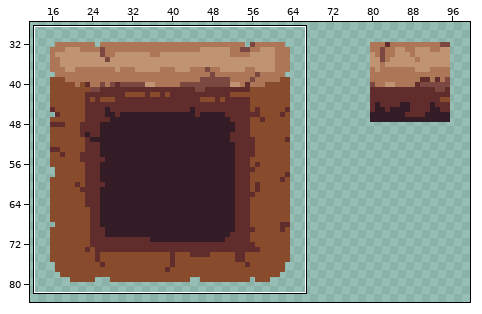
Two states of a pixel-art file, MagaraJam5/Assets/Sprites/TileSet.aseprite. The first picture is a wide view before the edit; the outline marks the close-up.
Close-up. Earlier state:
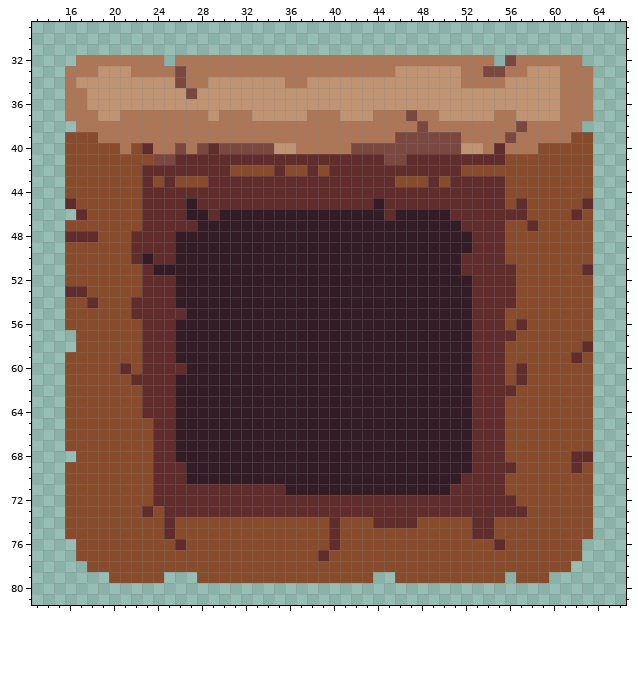
256x256 pixels, 1 frame. Shown: x 13..66, y 29..81. The wide view leaves out empty margins.
The result:
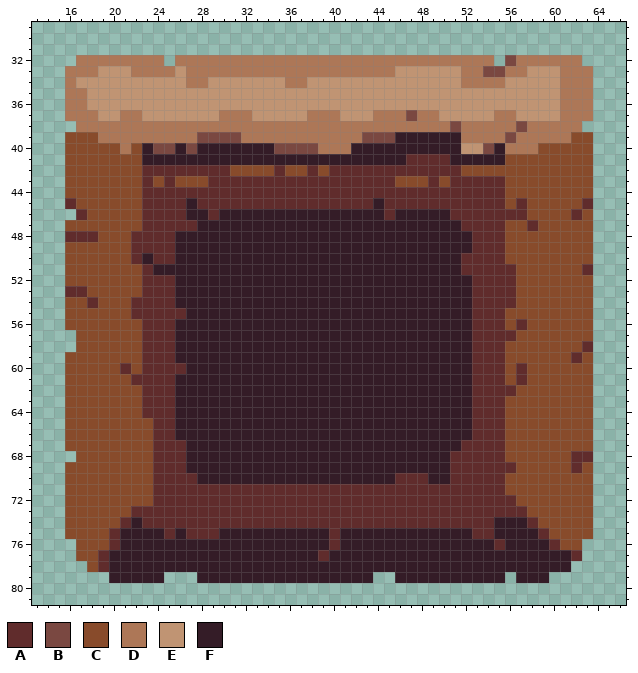
Palette (. is transparent): A #602c2c  B #7a4841  C #884b2b  D #ad7757  E #c09473  F #341c27
Change:
Layer "Layer 1":
Colour C becomes colour A in row 73 at x 22 and 24; in row 74 at x 21, 23 to 24, 26 to 39, 41 to 43, 48 to 52 and 58; in row 75 at x 20, 27 to 29 and 59; in row 76 at x 20 and 60; in row 77 at x 19 and 62; in row 78 at x 19.
Colour F becomes colour A in row 67 at x 26 and 52; in row 68 at x 26 and 51 to 52; in row 69 at x 51 to 52; in row 70 at x 27, 46 to 48 and 51; in row 71 at x 36 to 50.
Colour D becomes colour B in row 38 at x 51; in row 39 at x 28 to 31 and 43 to 45; in row 40 at x 24 to 25, 27, 37 to 38 and 54.
Colour E becomes colour B in row 40 at x 35 to 36.
Colour B becomes colour D in row 38 at x 48.
Colour B becomes colour E in rows 33 to 34 at x 26; in row 35 at x 27.
Colour D becomes colour E in row 37 at x 23 to 28.
Colour A becomes colour F in row 40 at x 23, 29 and 55; in row 41 at x 26 to 44 and 51 to 55; in row 76 at x 26.
Colour B becomes colour F in row 39 at x 46 to 51; in row 40 at x 26, 28, 30 to 34 and 42 to 51; in row 41 at x 24 to 25 and 45 to 46.
Colour C becomes colour F in row 41 at x 23; in row 74 at x 22 and 55 to 57; in row 75 at x 21 to 24, 26, 30 to 39, 41 to 52 and 55 to 58; in row 76 at x 21 to 25, 27 to 39, 41 to 54 and 56 to 59; in row 77 at x 20 to 38 and 40 to 61; in row 78 at x 20 to 61.
Colour C becomes colour F in row 79 at x 20 to 24, 28 to 43, 46 to 55 and 57 to 59.
Where, in picture pixels (left, top, right, bottom), the same in both close-ups:
changed: (142, 66, 505, 165)
changed: (98, 440, 582, 583)
